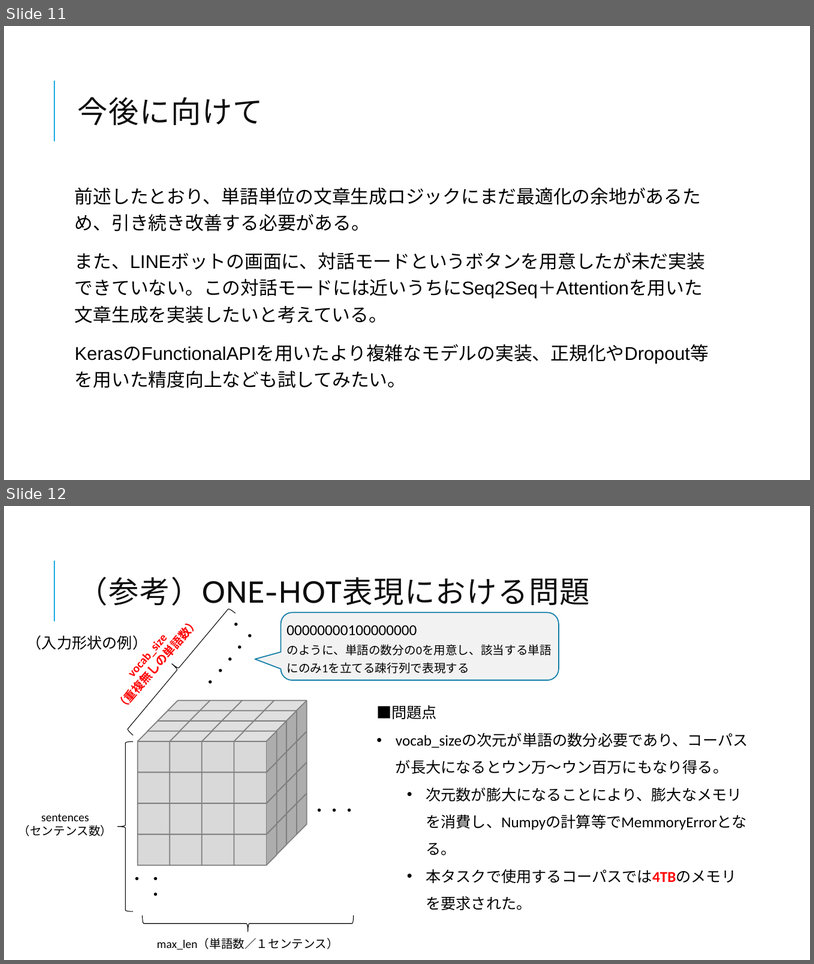
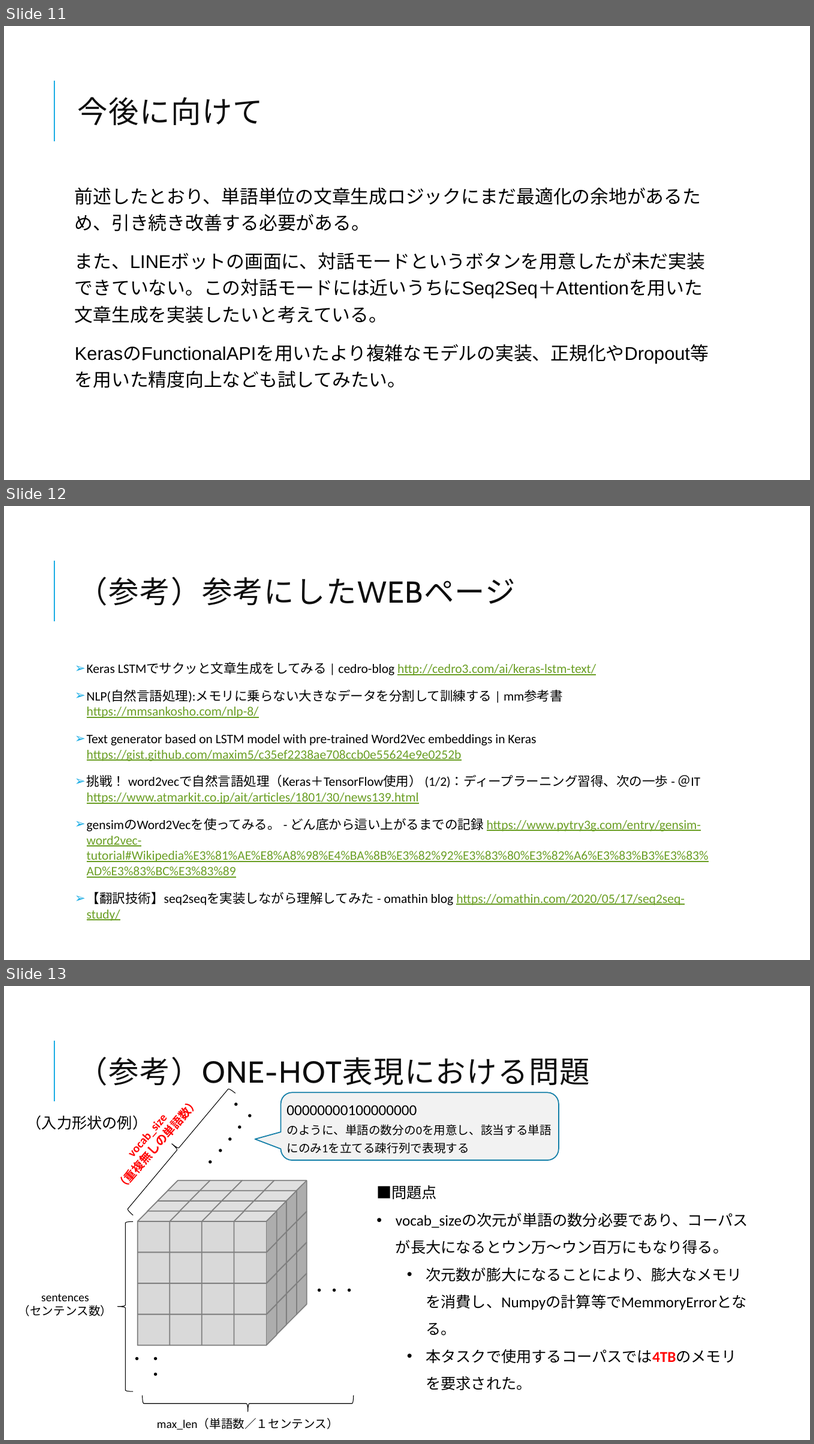
Before and after one commit to okapee/aidialog, a slide deck: プロダクト課題（岡崎優尋）.pptx. Shown one above the other, each under a label of ours: slides 11 and 12 before the commit, slides 11, 12 and 13 after it. The pictures are 814x964 and 814x1444 pixels, drawn with LibreOffice and Linux fonts; fonts in the diff are those of the drawing. Boxes give left, top, right and bottom in pixels: in the first picture for what was removed or moved away, otherwise in the second. Text is boxed around its words. In the diff, an @@ line names an element or a change of style, - is before the commit and + after.

```diff
--- a/プロダクト課題（岡崎優尋）.pptx
+++ b/プロダクト課題（岡崎優尋）.pptx
@@ slide 12 added at (x1=4, y1=506, x2=810, y2=960), background #FFFFFF; not listed: 1 template element that a slide beside it also shows @@
@@ title added at (x1=78, y1=577, x2=516, y2=606), 36 pt, text #0D0D0D @@
+（参考）参考にしたWEBページ
@@ text added at (x1=87, y1=662, x2=709, y2=921), 15.4 pt, text #6B9F25, underline @@
+➢ Keras LSTMでサクッと文章生成をしてみる | cedro-blog http://cedro3.com/ai/keras-lstm-text/
+➢ NLP(自然言語処理):メモリに乗らない大きなデータを分割して訓練する | mm参考書 https://mmsankosho.com/nlp-8/
+➢ Text generator based on LSTM model with pre-trained Word2Vec embeddings in Keras https://gist.github.com/maxim5/c35ef2238ae708ccb0e55624e9e0252b
+➢ 挑戦！ word2vecで自然言語処理（Keras＋TensorFlow使用） (1/2)：ディープラーニング習得、次の一歩 - ＠IT https://www.atmarkit.co.jp/ait/articles/1801/30/news139.html
+➢ gensimのWord2Vecを使ってみる。 - どん底から這い上がるまでの記録 https://www.pytry3g.com/entry/gensim-word2vec-tutorial#Wikipedia%E3%81%AE%E8%A8%98%E4%BA%8B%E3%82%92%E3%83%80%E3%82%A6%E3%83%B3%E3%83%AD%E3%83%BC%E3%83%89
+➢ 【翻訳技術】seq2seqを実装しながら理解してみた - omathin blog https://omathin.com/2020/05/17/seq2seq-study/
@@ what was slide 12 is now slide 13 @@
```
Also in this commit, not shown: 1 other file.
